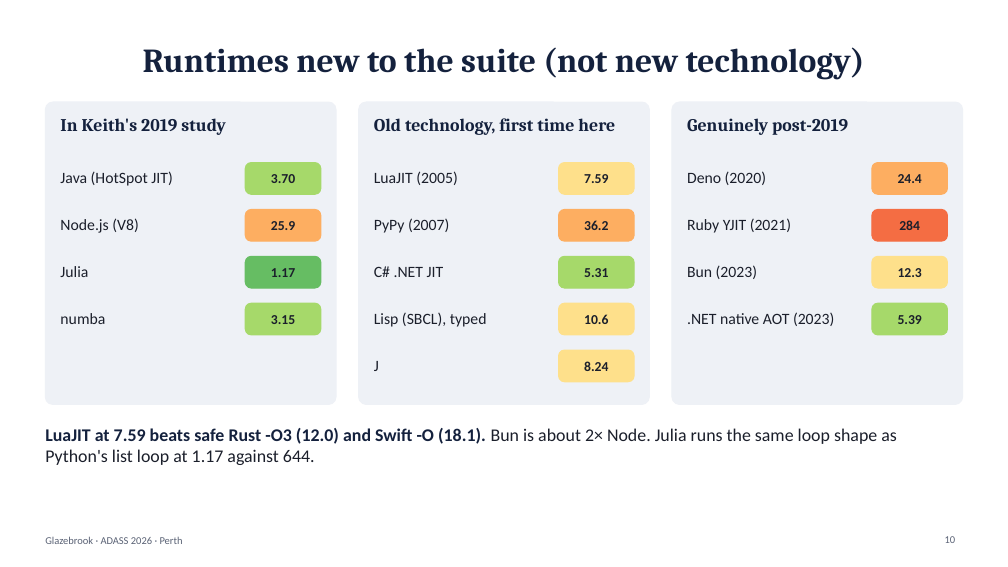
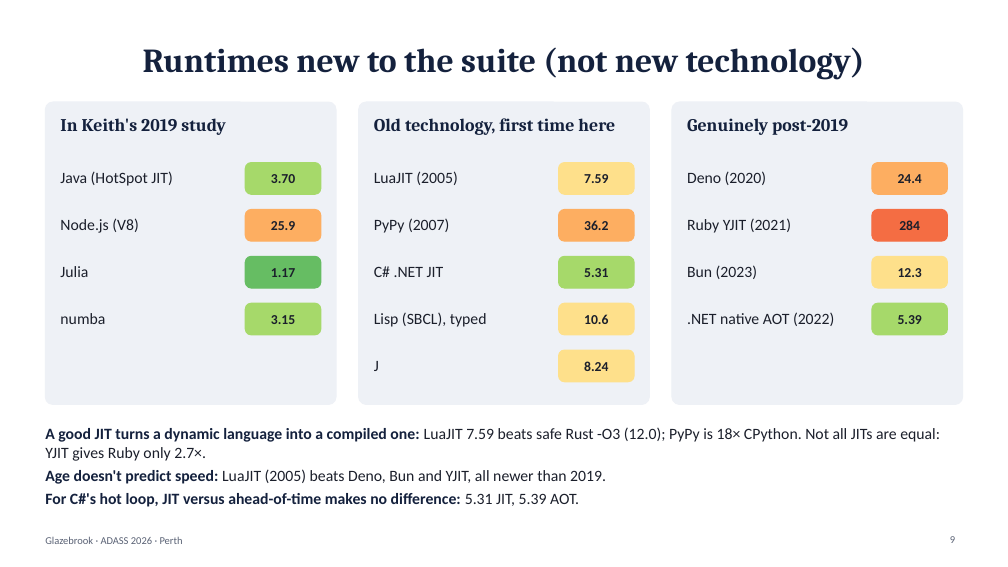
Before and after one commit to karlglazebrook/ADASS2026, a slide deck: slide 9 of talk/ADASS2026-talk.pptx (slide 10 before the commit). Drawn at 1008x567 pixels with LibreOffice and Linux fonts; fonts in the diff are those of the drawing. Boxes give left, top, right and bottom in pixels: in the first picture for what was removed or moved away, otherwise in the second. Text is boxed around its words. In the diff, an @@ line names an element or a change of style, - is before the commit and + after.

Commit message:
Talk: review fixes, cuts to fit 15 min, nerd-snipe cartoon
- Merge the two LLM slides; move per-language ranges to backup (~13 min)
- Credit Keith for numba and compiled-language convergence; closing line
- Split pathological arrow on S5; PyPy + numpy on the Python ladder
- Runtime takeaways on the new-runtimes slide; PDL::PP context on S3
- Take-home: concrete Python advice, corrected compiled range, audit wording
- xkcd-style 'pull requests welcome' cartoon on the thanks slide

```diff
--- a/talk/ADASS2026-talk.pptx
+++ b/talk/ADASS2026-talk.pptx
@@ text at (687,312,834,326): text changed @@
-.NET native AOT (2023)
+.NET native AOT (2022)
@@ text at (45,427,940,507): text changed; size 17 to 15 pt @@
-LuaJIT at 7.59 beats safe Rust -O3 (12.0) and Swift -O (18.1). Bun is about 2× Node. Julia runs the same loop shape as Python's list loop at 1.17 against 644.
+A good JIT turns a dynamic language into a compiled one: LuaJIT 7.59 beats safe Rust -O3 (12.0); PyPy is 18× CPython. Not all JITs are equal: YJIT gives Ruby only 2.7×.
+Age doesn't predict speed: LuaJIT (2005) beats Deno, Bun and YJIT, all newer than 2019.
+For C#'s hot loop, JIT versus ahead-of-time makes no difference: 5.31 JIT, 5.39 AOT.
@@ page number at (950,536,955,543): text changed @@
-10
+9
```
Also in this commit, not shown: 10 other slides changed, 1 slide removed, 4 other files.
